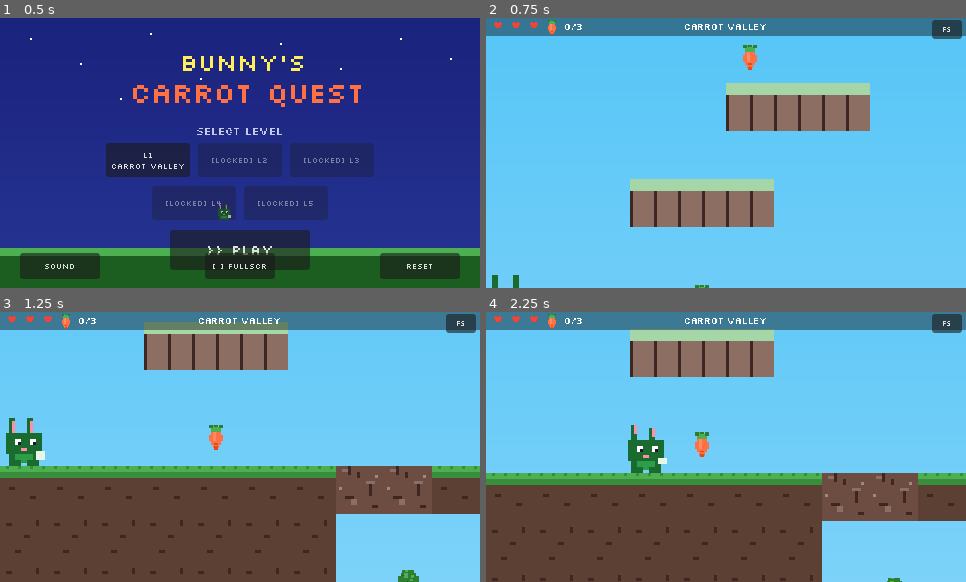
Above: before the commit, frames 1-4 (two rows, left to right).
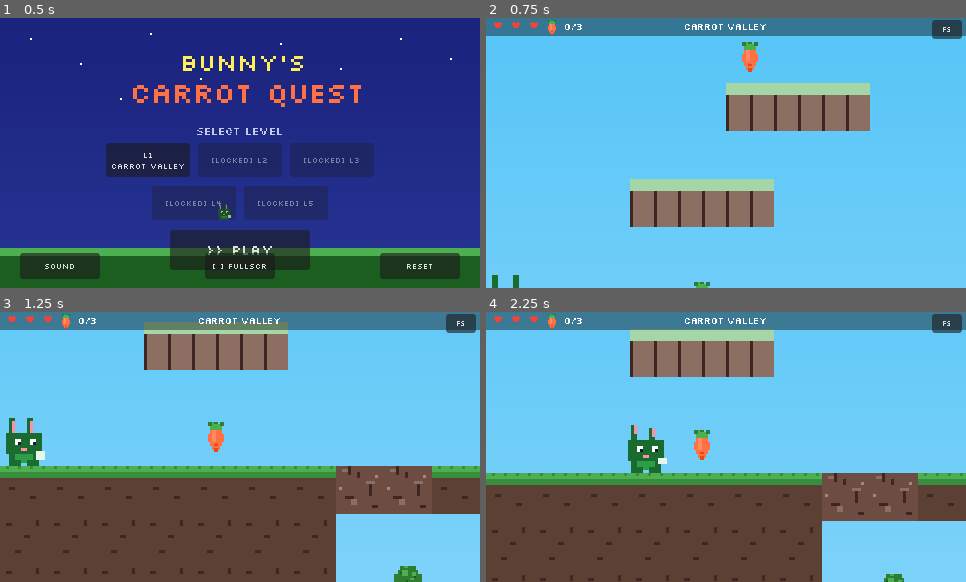
Above: after the commit, the same moments.

Repository: scott-murray/Hem
Game: Godot game, scene res://scenes/boot.tscn
Same seed, same stepped clock (60 frames per second), same inputs: the game is played once before the commit and once after it.
Inputs (mouse positions are in pixels of both pictures, inside the frame that each line leads up to):
- Up to frame 1 (0.5 s): no input
- Up to frame 2 (0.75 s): click "L1 Carrot Valley" at 0.5 s
- Up to frame 3 (1.25 s): no input
- Up to frame 4 (2.25 s): move the mouse to (726, 447) at 1.27 s; hold Right (move_right) from 1.28 s (still down); tap Down (dig) at 1.35, 2.1 s; click (726, 447) at 1.42 s; tap Space (jump) at 1.52 s; move the mouse to (630, 460) at 2.02 s

Frame 1 is identical in both runs. In frame 2, 0.2% of the frame differs, in the area x 43-57%, y 8-100%; in frame 3, 0.3%, in the area x 43-88%, y 40-100%; in frame 4, 0.2%.
Error in both runs: Trying to assign value of type 'CanvasLayer' to a variable of type 'Control'. (res://scripts/game_controller.gd:28)

Commit message:
fix: crisp integer-scale sprites for carrots, broccoli, enemies
- Small carrot: 1.65x -> 2x (was 0.55*3, non-integer smudges)
- Broccoli: 1.5x -> 2x
- Enemies: 2.5x -> 3x (matches web TILE_SCALE)
All integer scales now — crisp pixels with nearest filtering.

Co-Authored-By: Claude <noreply@anthropic.com>

Diff:
--- a/godot/scripts/game_controller.gd
+++ b/godot/scripts/game_controller.gd
@@ -187,13 +187,13 @@
 	shape.shape = CircleShape2D.new()
 	shape.shape.radius = 14.0
 	area.add_child(shape)
-	# Visible sprite (was missing before!)
+	# Visible sprite — integer 2x scale for crisp pixels (web uses 0.55/0.5
+	# non-integer scales, which smudge with nearest filtering)
 	var tex: Texture2D = SpriteGenerator.get_texture(texture_key)
 	if tex:
 		var sprite := Sprite2D.new()
 		sprite.texture = tex
-		# Match web scale: small carrot = 0.55 * 3 = 1.65, broccoli = 1.5
-		sprite.scale = Vector2(1.65, 1.65) if texture_key == "carrot" else Vector2(1.5, 1.5)
+		sprite.scale = Vector2(2, 2)
 		sprite.centered = true
 		area.add_child(sprite)
 		# Bob animation
@@ -243,13 +243,13 @@
 	shape.shape.size = Vector2(TILE_SIZE * 0.7, TILE_SIZE * 0.7)
 	enemy.add_child(shape)
 
-	# Visible sprite
+	# Visible sprite — integer 3x scale (matches web TILE_SCALE)
 	var tex_key := "enemy_fox" if enemy_type == "fox" else "enemy_beetle"
 	var tex: Texture2D = SpriteGenerator.get_texture(tex_key)
 	if tex:
 		var sprite := Sprite2D.new()
 		sprite.texture = tex
-		sprite.scale = Vector2(2.5, 2.5)
+		sprite.scale = Vector2(3, 3)
 		sprite.centered = true
 		sprite.name = "Sprite"
 		enemy.add_child(sprite)
Not shown, changed: docs/godot/index.html
Not shown, changed: docs/godot/index.pck
Not shown, changed: docs/godot/index.service.worker.js
